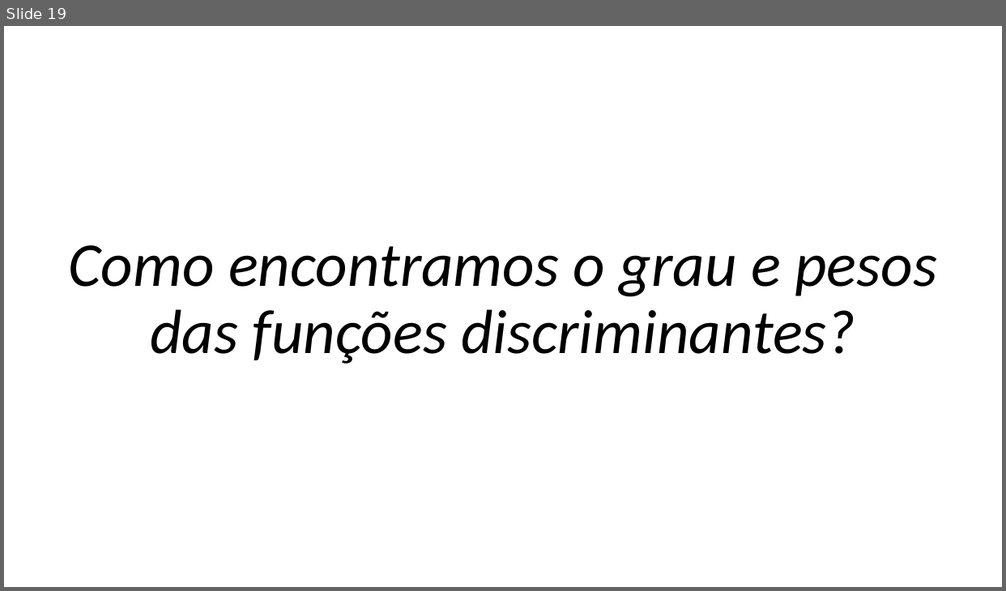
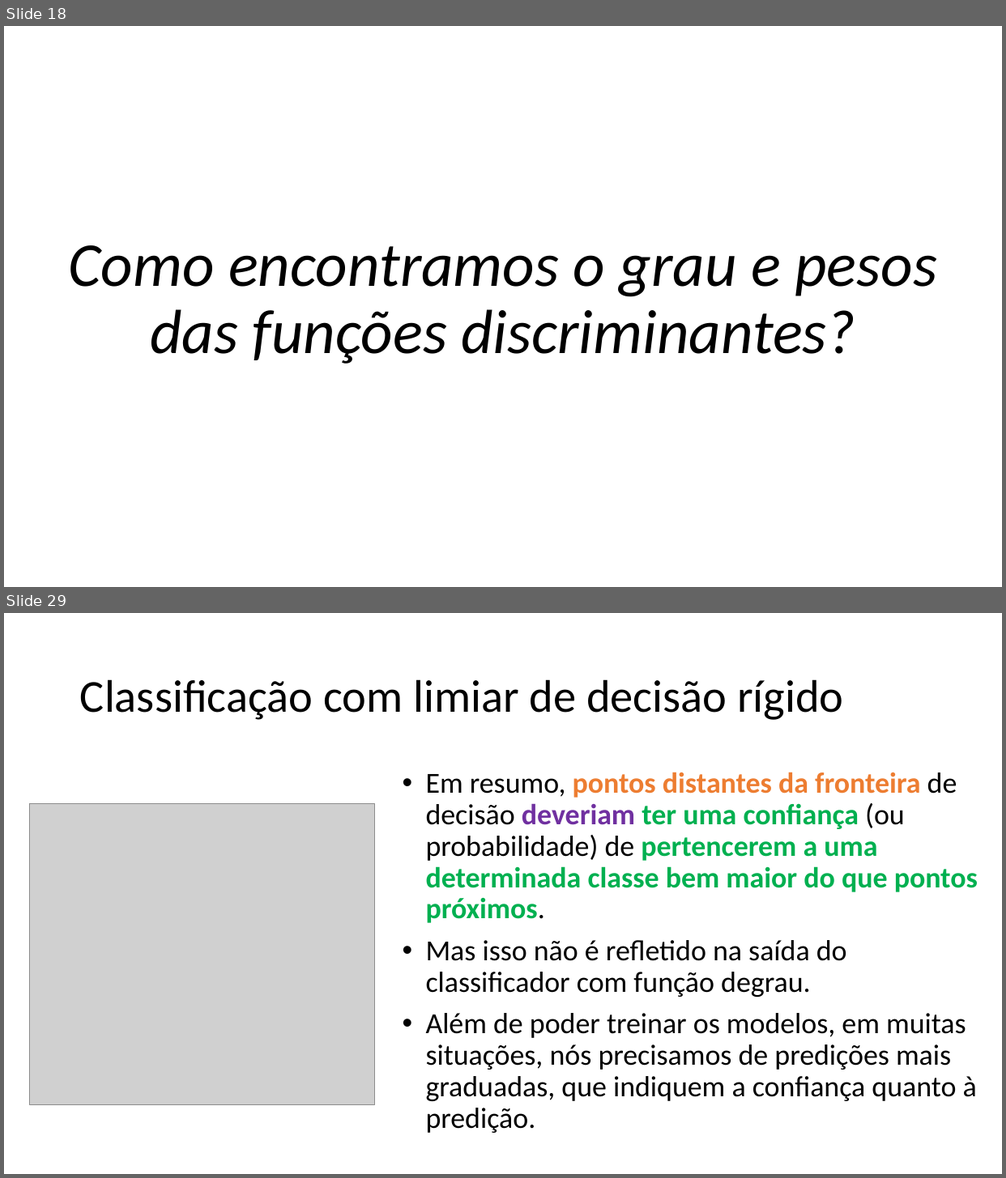
Before and after one commit to zz4fap/c24_inteligencia_artificial, a slide deck: slides/C24_Classificação.pptx. Shown one above the other, each under a label of ours: slide 19 before the commit, slides 18 and 29 after it; the slides between them are not shown. The pictures are 1006x591 and 1006x1178 pixels, drawn with LibreOffice and Linux fonts; fonts in the diff are those of the drawing; grey boxes stand for pictures. Boxes give left, top, right and bottom in pixels: in the first picture for what was removed or moved away, otherwise in the second. Text is boxed around its words. In the diff, an @@ line names an element or a change of style, - is before the commit and + after.

```diff
--- a/slides/C24_Classificação.pptx
+++ b/slides/C24_Classificação.pptx
@@ slide 29 added at <box>4,613,1002,1174</box>, background #FFFFFF @@
@@ title added at <box>80,679,843,720</box>, 44 pt, text #000000 @@
+Classificação com limiar de decisão rígido
@@ text added at <box>426,772,978,1133</box>, 28 pt, text #000000 @@
+• Em resumo, pontos distantes da fronteira de decisão deveriam ter uma confiança (ou probabilidade) de pertencerem a uma determinada classe bem maior do que pontos próximos.
+• Mas isso não é refletido na saída do classificador com função degrau.
+• Além de poder treinar os modelos, em muitas situações, nós precisamos de predições mais graduadas, que indiquem a confiança quanto à predição.
@@ picture added at <box>29,804,374,1105</box> @@
@@ what was slide 19 is now slide 18 @@
```
Also in this commit, not shown: 2 slides changed, 13 other slides added, 1 slide removed, 4 other files.
